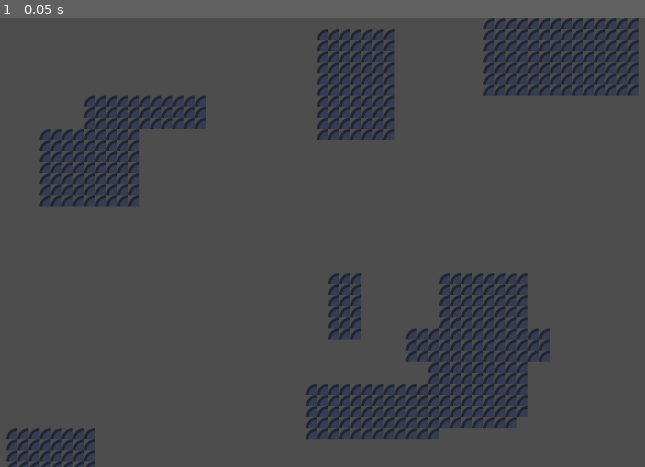
Above: before the commit, frame 1.
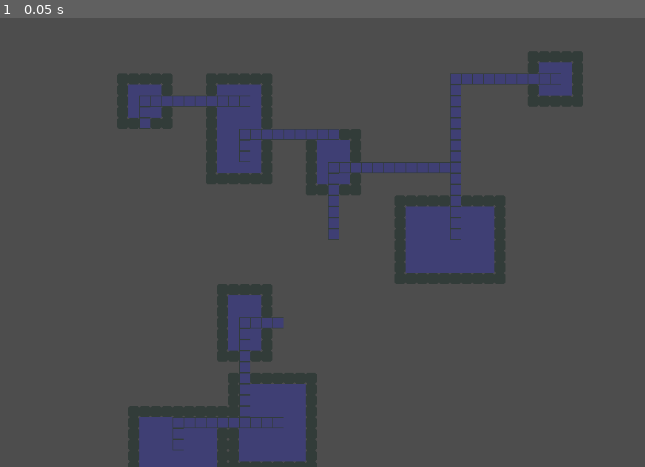
Above: after the commit, the same moment.

Repository: JBlitzar/RogueLike
Game: Godot game, scene res://RoomLevel.tscn
The game is run twice, just before and just after one commit, with the same random seed, the same clock (stepped at 60 frames per second) and the same inputs. Before the commit the project starts from res://RoomLevel.tcsn.tscn. The engine's default icon, where the game draws it, is replaced by a stand-in: a white triangle on a blue panel in a dark square.
Inputs:
- Up to frame 1 (0.05 s): no input

The runs differ from the first frame. In frame 1, 23% of the frame differs, in the area x 0-100%, y 0-100%.

Commit message:
Random room gen,roomlevel rename,spritesheet

Diff:
--- a/Passage.gd
+++ b/Passage.gd
@@ -8,11 +8,11 @@
 	self.r2 = r2
 	assert(not self.r1.check_collide(self.r2) , "ERROR: Collision check failure");
 func place_tile(x,y, tilemap):
-	tilemap.set_cell(0, Vector2i(x,y), 0, Vector2i(1, 2))
+	tilemap.set_cell(0, Vector2i(x,y), 0, Vector2i(0, 1))
 func render_connection(tilemap):
 	var start = self.r1.get_center()
 	var end = self.r2.get_center()
-	for i in range(min(start[0],end[0]),max(start[0],end[0])):
-		place_tile(i,start[1],tilemap)
-	for i in range(min(start[1],end[1]),max(start[1],end[1])):
-		place_tile(max(start[0],end[0]),i,tilemap)
+	for i in range(min(start[0],end[0]),max(start[0],end[0])+1):
+		place_tile(i,min(start[1],end[1]),tilemap)
+	for j in range(min(start[1],end[1]),max(start[1],end[1])):
+		place_tile(min(start[0],end[0]),j,tilemap)
--- a/Room.gd
+++ b/Room.gd
@@ -4,14 +4,12 @@
 var y
 var width
 var height
-func _init(x, y, width, height,rooms):
+var connections = []
+func _init(x, y, width, height):
 	self.x = x
 	self.y = y
 	self.width = width
 	self.height = height
-	for room in rooms:
-		if check_collide(room):
-			print("collision")
 func get_center():
 	return [(self.x+self.width/2),(self.y+self.height/2)]
 func manhattan_dist(otherRoom):
@@ -20,7 +18,10 @@
 func render(tilemap):
 	for i in range(x, width+x):
 		for j in range(y, height+y):
-			tilemap.set_cell(0, Vector2i(i,j), 0, Vector2i(0, 0))
+			var tileSprite = Vector2i(1,0)
+			if(i == x or i == x+width-1 or j == y or j == y+height-1):
+				tileSprite = Vector2i(0,0)
+			tilemap.set_cell(0, Vector2i(i,j), 0, tileSprite)
 
 func check_collide(room):
 	if self.x < room.x + room.width and self.x + self.width > room.x and self.y < room.y + room.height and self.height + self.y > room.y:
@@ -30,7 +31,20 @@
 	var closestDist = 9999999
 	var closestRoom = null
 	for room in rooms:
-		if manhattan_dist(room) < closestDist:
+		if manhattan_dist(room) < closestDist and manhattan_dist(room) != 0:
 			closestRoom = room
 			closestDist = manhattan_dist(room)
 	return closestRoom
+func check_collide_rooms(rooms):
+	for room in rooms:
+		if check_collide(room):
+			return true
+	return false
+func add_connection(room):
+	connections.append(room)
+func connect_room(room):
+	if room not in connections:
+		add_connection(room)
+		room.add_connection(self)
+		var passage = Passage.new(self,room)
+		return passage
--- a/RoomLevel.gd
+++ b/RoomLevel.gd
@@ -1,23 +1,30 @@
 extends TileMap
 
 var roomAmt = 10
-var roomSizeMin = 3
-var roomSizeMax = 15
+var roomSizeMin = 5
+var roomSizeMax = 10
 var roomWMax = 50
 var roomHMax = 50
 var rooms = []
 # Called when the node enters the scene tree for the first time.
 func _ready():
 	var rng = RandomNumberGenerator.new()
-	rng.set_seed(100)
+	rng.set_seed(Time.get_ticks_usec())
 	for i in range(roomAmt):
 		var x = rng.randi_range(0,roomWMax)
 		var y = rng.randi_range(0,roomHMax)
 		var w = rng.randi_range(roomSizeMin,roomSizeMax)
 		var h = rng.randi_range(roomSizeMin,roomSizeMax)
-		var room = Room.new(x,y,w,h,rooms)
-		rooms.append(room)
-		room.render(self)
+		var room = Room.new(x,y,w,h)
+		if room.check_collide_rooms(rooms):
+			pass
+		else:
+			rooms.append(room)
+			room.render(self)
+	for room in rooms:
+		var passage = room.connect_room(room.get_closest_room(rooms))
+		if passage:
+			passage.render_connection(self)
 
 
 
--- /dev/null
+++ b/RoomLevel.tscn
@@ -0,0 +1,80 @@
+[gd_scene load_steps=5 format=3 uid="uid://bgodbm0mwjvd8"]
+
+[ext_resource type="Texture2D" uid="uid://cu53mx73gqtnh" path="res://Tiles.png" id="1_014y8"]
+[ext_resource type="Script" path="res://RoomLevel.gd" id="2_1tgja"]
+
+[sub_resource type="TileSetAtlasSource" id="TileSetAtlasSource_x4n57"]
+resource_name = "Tiles"
+texture = ExtResource("1_014y8")
+0:0/0 = 0
+1:0/0 = 0
+2:0/0 = 0
+3:0/0 = 0
+4:0/0 = 0
+5:0/0 = 0
+6:0/0 = 0
+7:0/0 = 0
+0:1/0 = 0
+1:1/0 = 0
+2:1/0 = 0
+3:1/0 = 0
+4:1/0 = 0
+5:1/0 = 0
+6:1/0 = 0
+7:1/0 = 0
+0:2/0 = 0
+1:2/0 = 0
+2:2/0 = 0
+3:2/0 = 0
+4:2/0 = 0
+5:2/0 = 0
+6:2/0 = 0
+7:2/0 = 0
+0:3/0 = 0
+1:3/0 = 0
+2:3/0 = 0
+3:3/0 = 0
+4:3/0 = 0
+5:3/0 = 0
+6:3/0 = 0
+7:3/0 = 0
+0:4/0 = 0
+1:4/0 = 0
+2:4/0 = 0
+3:4/0 = 0
+4:4/0 = 0
+5:4/0 = 0
+6:4/0 = 0
+7:4/0 = 0
+0:5/0 = 0
+1:5/0 = 0
+2:5/0 = 0
+3:5/0 = 0
+4:5/0 = 0
+5:5/0 = 0
+6:5/0 = 0
+7:5/0 = 0
+0:6/0 = 0
+1:6/0 = 0
+2:6/0 = 0
+3:6/0 = 0
+4:6/0 = 0
+5:6/0 = 0
+6:6/0 = 0
+7:6/0 = 0
+0:7/0 = 0
+1:7/0 = 0
+2:7/0 = 0
+3:7/0 = 0
+4:7/0 = 0
+5:7/0 = 0
+6:7/0 = 0
+7:7/0 = 0
+
+[sub_resource type="TileSet" id="TileSet_w6xwr"]
+sources/0 = SubResource("TileSetAtlasSource_x4n57")
+
+[node name="TileMap" type="TileMap"]
+tile_set = SubResource("TileSet_w6xwr")
+format = 2
+script = ExtResource("2_1tgja")
--- a/project.godot
+++ b/project.godot
@@ -11,6 +11,6 @@
 [application]
 
 config/name="Roguelike"
-run/main_scene="res://RoomLevel.tcsn.tscn"
+run/main_scene="res://RoomLevel.tscn"
 config/features=PackedStringArray("4.0", "Forward Plus")
 config/icon="res://icon.svg"
Binary file added: Tiles.aseprite
Binary file added: Tiles.png
Not shown, added: Tiles.png.import
